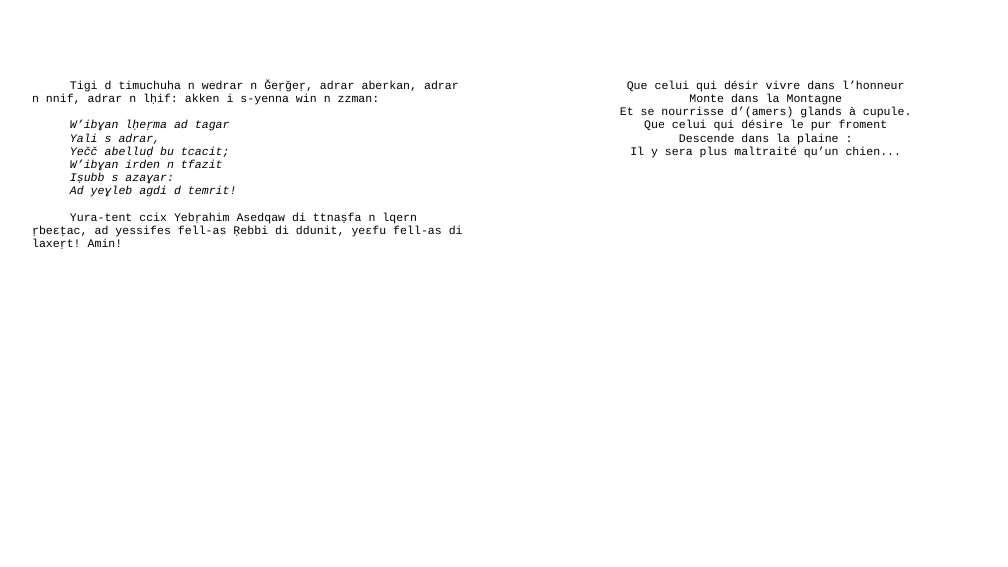
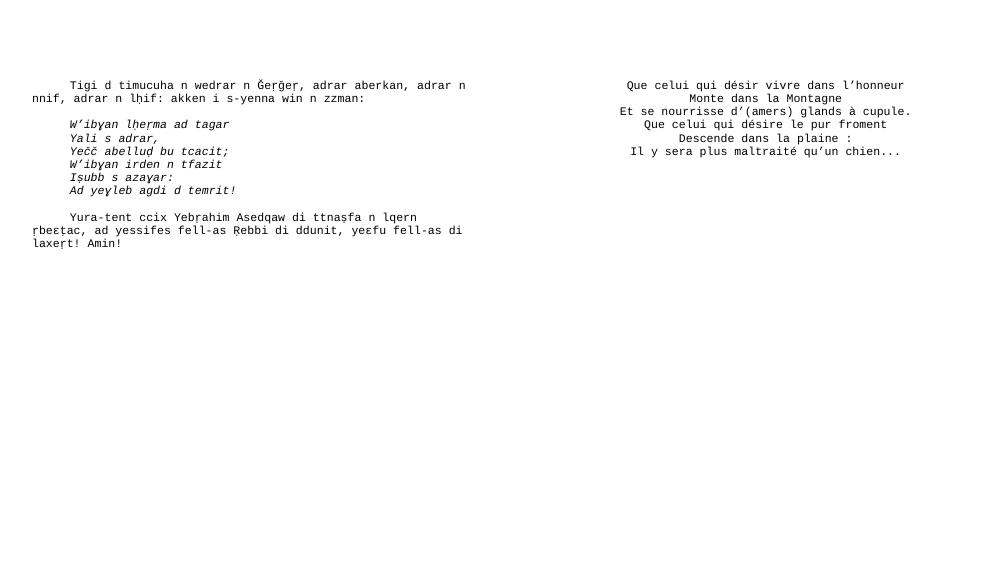
Before and after one commit to sferhah/tamacahut_n_wuccen, a slide deck: slide 2 of Uccen.ConsoleApp/uccen.pptx. Drawn at 1008x567 pixels with LibreOffice and Linux fonts; fonts in the diff are those of the drawing. Boxes give left, top, right and bottom in pixels: in the first picture for what was removed or moved away, otherwise in the second. Text is boxed around its words. In the diff, an @@ line names an element or a change of style, - is before the commit and + after.

```diff
--- a/Uccen.ConsoleApp/uccen.pptx
+++ b/Uccen.ConsoleApp/uccen.pptx
@@ table at [24,12,986,547] @@
-row 3, column 1: Tigi d timuchuha n wedrar n Ǧeṛǧeṛ, adrar aberkan, adrar n nnif, adrar n lḥif: akken i s-yenna win n zzman: / W’ibɣan lḥeṛma ad tagar / Yali s adrar, / Yečč abelluḍ bu tcacit; / W’ibɣan irden n tfazit / Iṣubb s azaɣar: / Ad yeɣleb agdi d temrit! / Yura-tent ccix Yebṛahim Asedqaw di ttnaṣfa n lqern ṛbeɛṭac, ad yessifes fell-as Ṛebbi di ddunit, yeɛfu fell-as di laxeṛt! Amin!
+row 3, column 1: Tigi d timucuha n wedrar n Ǧeṛǧeṛ, adrar aberkan, adrar n nnif, adrar n lḥif: akken i s-yenna win n zzman: / W’ibɣan lḥeṛma ad tagar / Yali s adrar, / Yečč abelluḍ bu tcacit; / W’ibɣan irden n tfazit / Iṣubb s azaɣar: / Ad yeɣleb agdi d temrit! / Yura-tent ccix Yebṛahim Asedqaw di ttnaṣfa n lqern ṛbeɛṭac, ad yessifes fell-as Ṛebbi di ddunit, yeɛfu fell-as di laxeṛt! Amin!
```
Also in this commit, not shown: 1 other slide changed, 1 other file.
